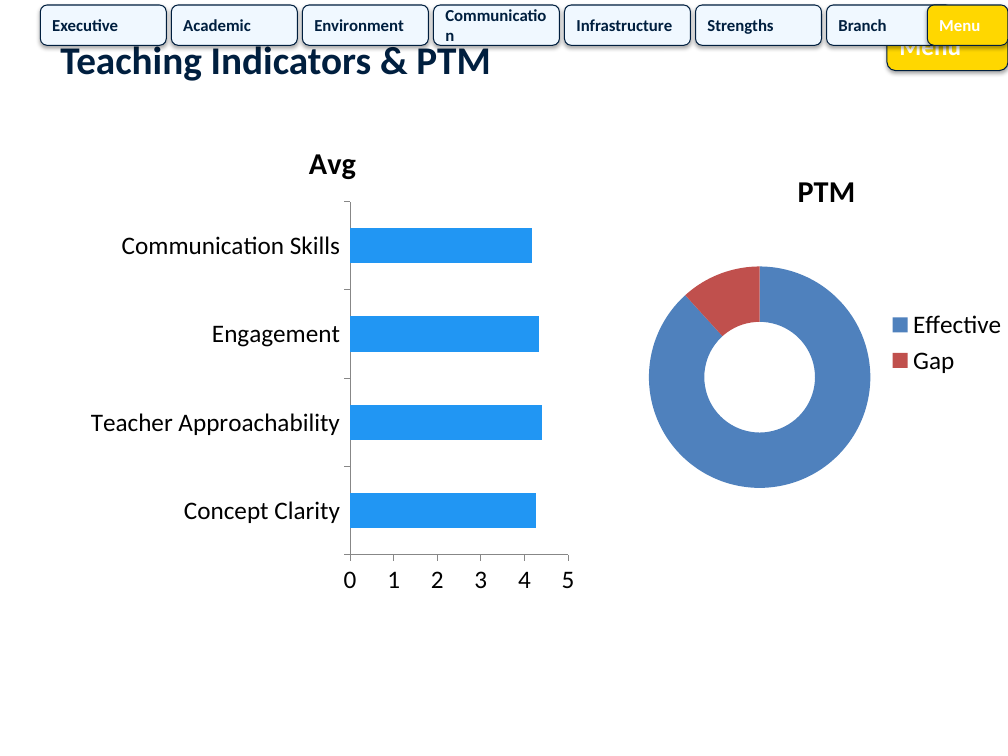
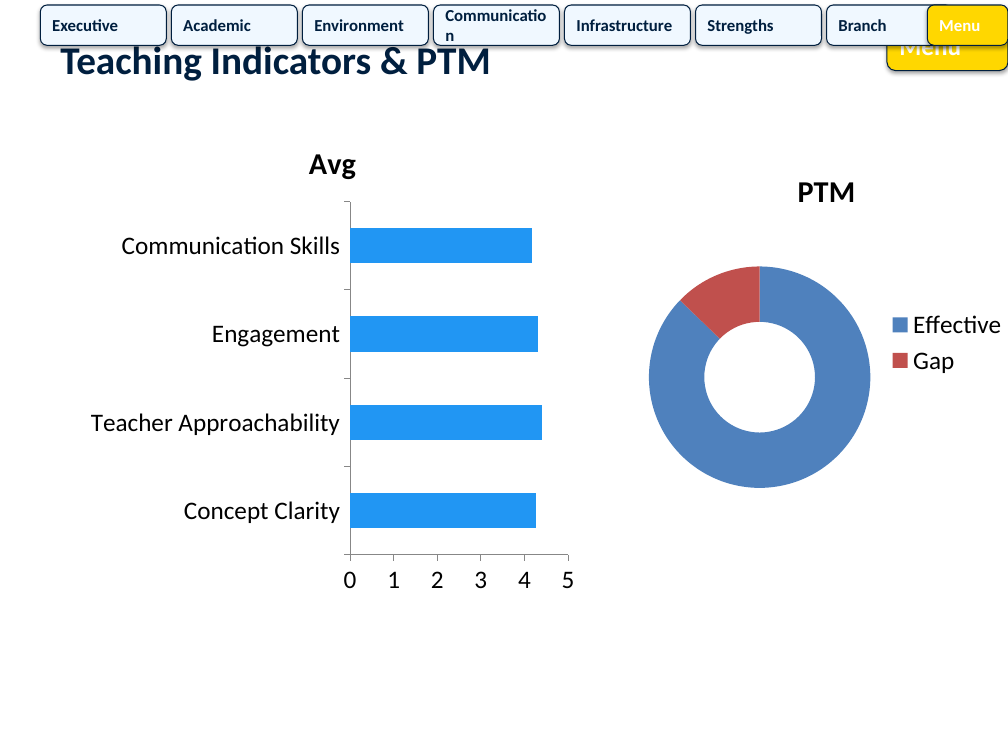
Before and after one commit to commonlearning892/feedback, a slide deck: slide 8 of Pre_Primary_Feedback_Analysis.pptx. Drawn at 1008x756 pixels with LibreOffice and Linux fonts; fonts in the diff are those of the drawing. Boxes give left, top, right and bottom in pixels: in the first picture for what was removed or moved away, otherwise in the second. Text is boxed around its words. In the diff, an @@ line names an element or a change of style, - is before the commit and + after.

```diff
--- a/Pre_Primary_Feedback_Analysis.pptx
+++ b/Pre_Primary_Feedback_Analysis.pptx
@@ doughnut chart at (635, 151, 1008, 534) @@
@@ PTM, Effective: 88 to 87 @@
@@ PTM, Gap: 12 to 13 @@
```
Also in this commit, not shown: 10 other slides changed, 5 other files.
